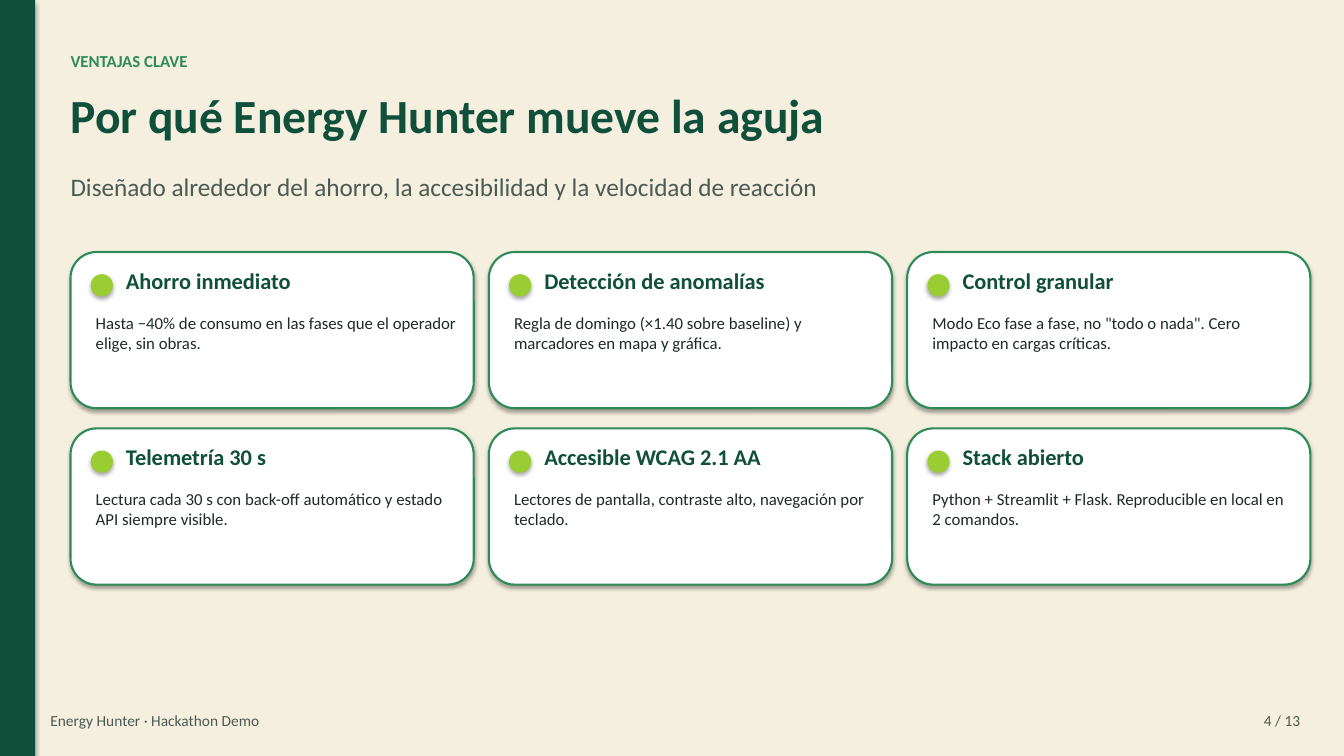
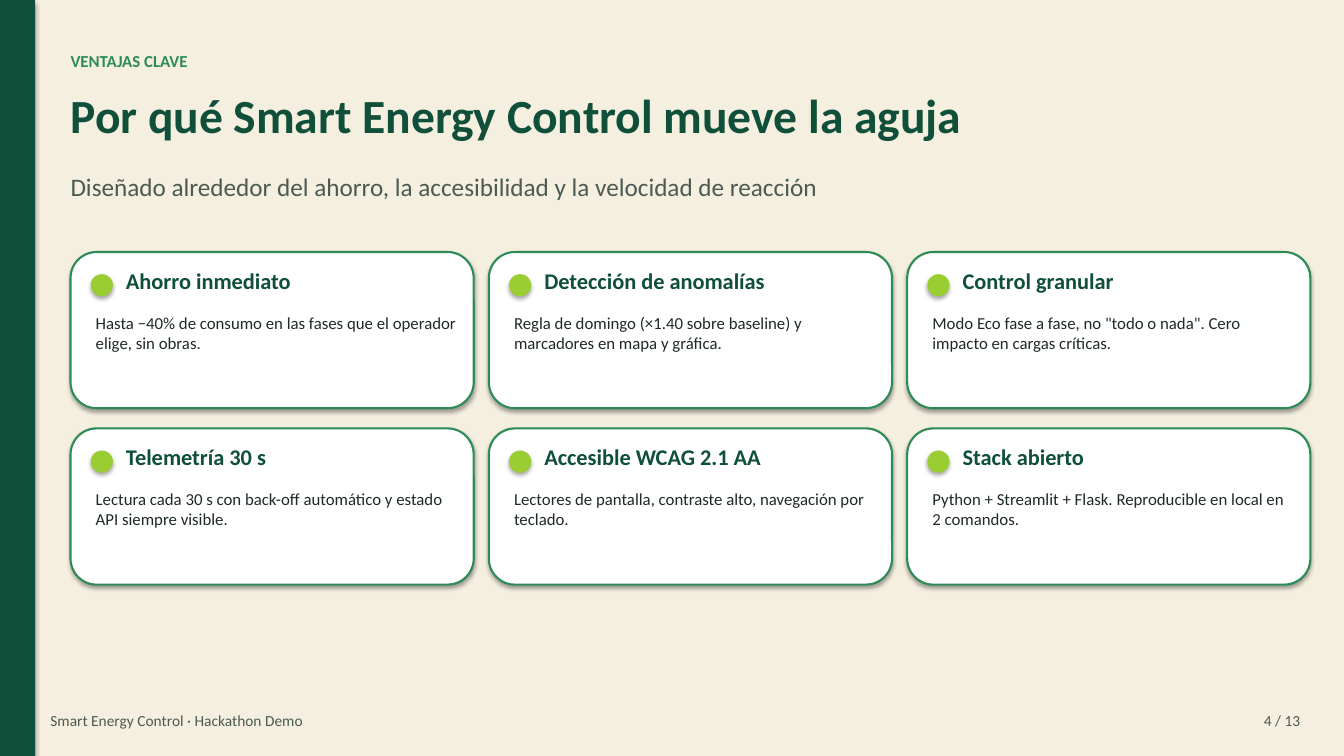
Before and after one commit to oscarbvw/hackatonrojo, a slide deck: slide 4 of presentations/energy_hunter_pitch.pptx. Drawn at 1344x756 pixels with LibreOffice and Linux fonts; fonts in the diff are those of the drawing. Boxes give left, top, right and bottom in pixels: in the first picture for what was removed or moved away, otherwise in the second. Text is boxed around its words. In the diff, an @@ line names an element or a change of style, - is before the commit and + after.

```diff
--- a/presentations/energy_hunter_pitch.pptx
+++ b/presentations/energy_hunter_pitch.pptx
@@ text at [71,99,961,141]: text changed @@
-Por qué Energy Hunter mueve la aguja
+Por qué Smart Energy Control mueve la aguja
@@ text at [50,715,303,729]: text changed @@
-Energy Hunter · Hackathon Demo
+Smart Energy Control · Hackathon Demo
```
Also in this commit, not shown: 12 other slides changed, 7 other files.
